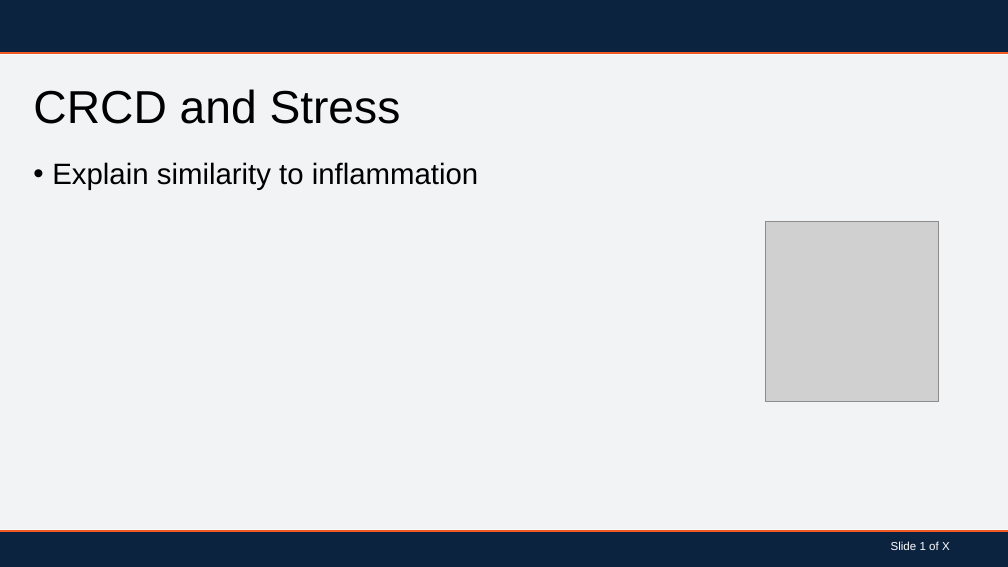
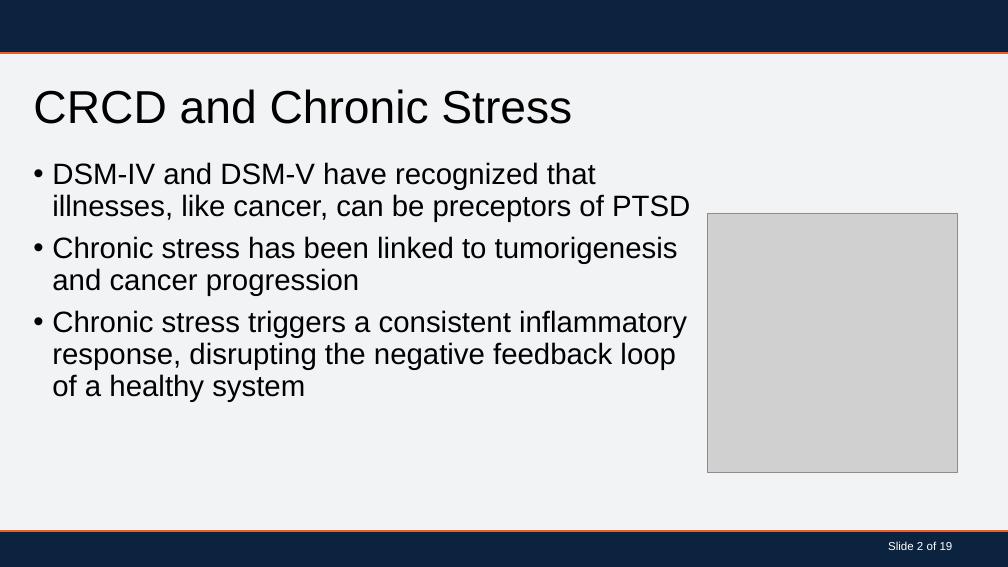
Before and after one commit to BLScheuler/Dissertation, a slide deck: slide 3 of Dissertation_PowerPoint.pptx. Drawn at 1008x567 pixels with LibreOffice and Linux fonts; fonts in the diff are those of the drawing; grey boxes stand for pictures; background and template pictures are left out. Boxes give left, top, right and bottom in pixels: in the first picture for what was removed or moved away, otherwise in the second. Text is boxed around its words. In the diff, an @@ line names an element or a change of style, - is before the commit and + after.

```diff
--- a/Dissertation_PowerPoint.pptx
+++ b/Dissertation_PowerPoint.pptx
@@ title at (x1=33, y1=89, x2=572, y2=124): text changed @@
-CRCD and Stress
+CRCD and Chronic Stress
@@ text at (x1=52, y1=162, x2=690, y2=402): text changed @@
-• Explain similarity to inflammation
+• DSM-IV and DSM-V have recognized that illnesses, like cancer, can be preceptors of PTSD
+• Chronic stress has been linked to tumorigenesis and cancer progression
+• Chronic stress triggers a consistent inflammatory response, disrupting the negative feedback loop of a healthy system
@@ picture resized from (x1=765, y1=222, x2=938, y2=402) to (x1=708, y1=213, x2=958, y2=473) @@
@@ text at (x1=888, y1=541, x2=953, y2=550): text changed @@
-Slide 1 of X
+Slide 2 of 19
```
Also in this commit, not shown: 11 other slides changed, 7 slides added.
